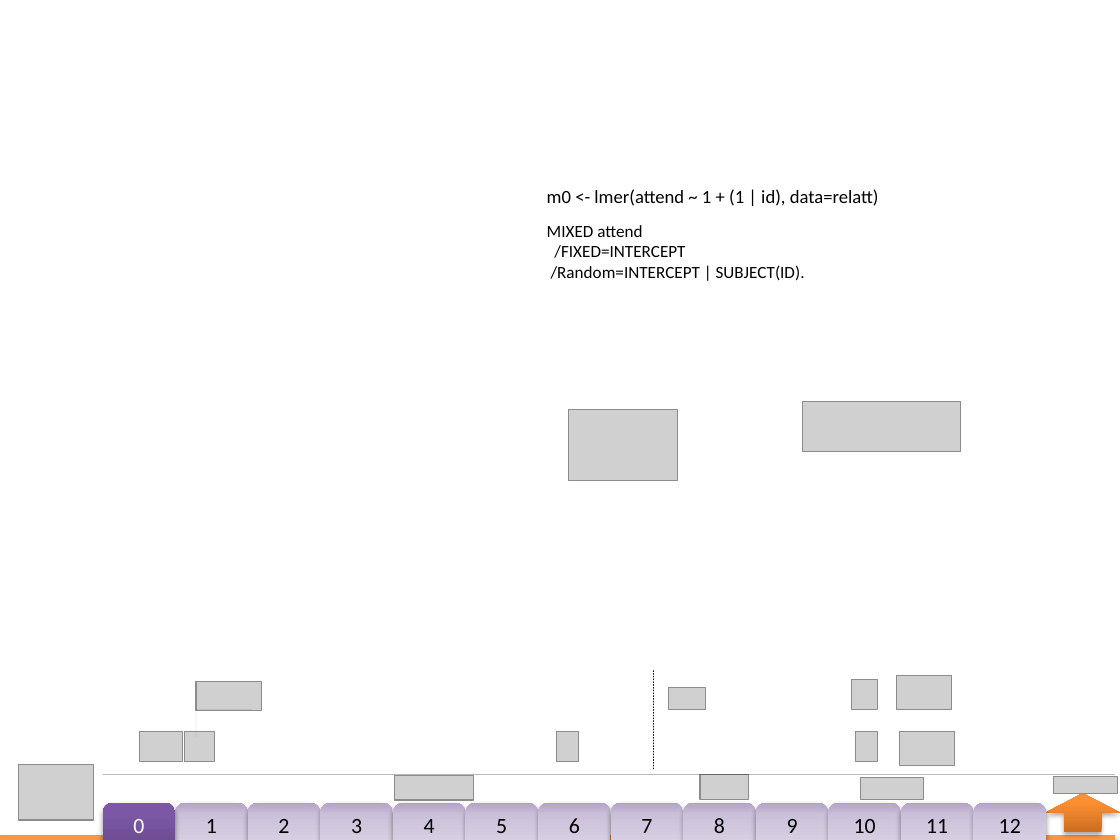
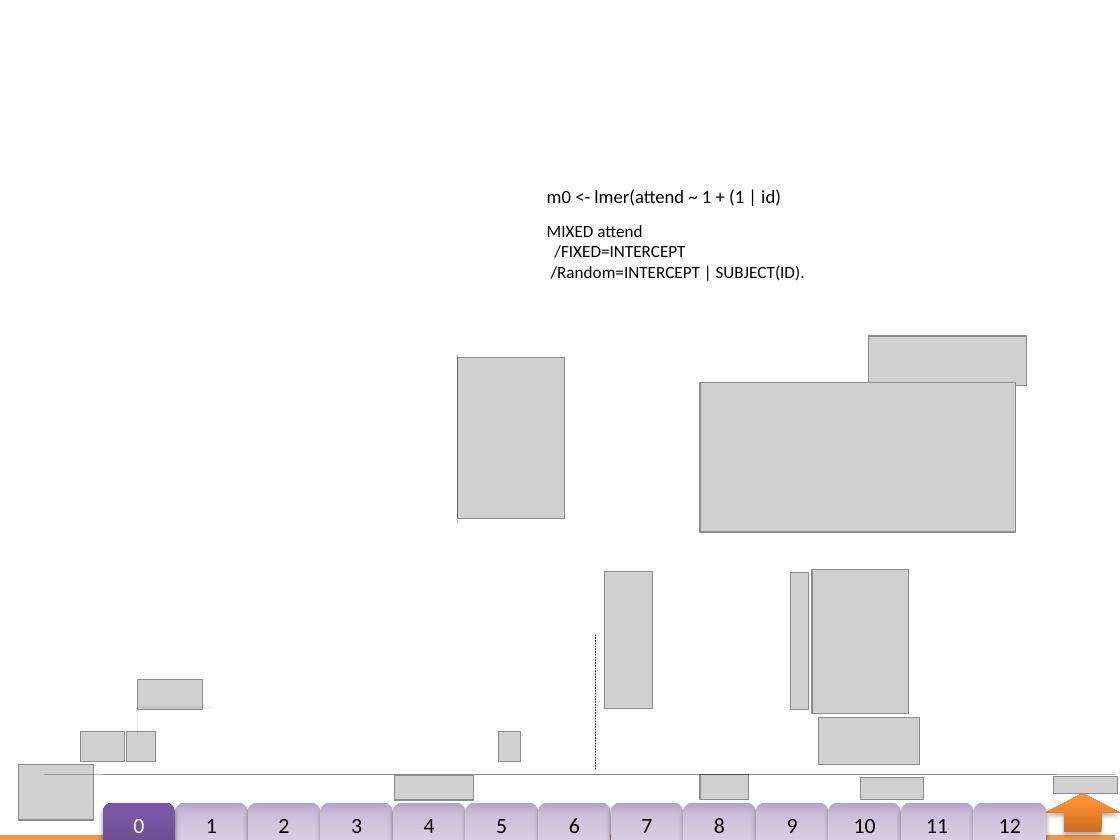
Before and after one commit to andkov/Multilevel-models-of-NLSY-97-religion-data, a slide deck: slide 4 of Models/ISE_NLSY97_Religion/ISE_NLSY97_Religion.pptx. Drawn at 1120x840 pixels with LibreOffice and Linux fonts; fonts in the diff are those of the drawing; grey boxes stand for pictures; background and template pictures are left out. Boxes give left, top, right and bottom in pixels: in the first picture for what was removed or moved away, otherwise in the second. Text is boxed around its words. In the diff, an @@ line names an element or a change of style, - is before the commit and + after.

```diff
--- a/Models/ISE_NLSY97_Religion/ISE_NLSY97_Religion.pptx
+++ b/Models/ISE_NLSY97_Religion/ISE_NLSY97_Religion.pptx
@@ text at box(547, 189, 781, 206): text changed @@
-m0 <- lmer(attend ~ 1 + (1 | id), data=relatt)
+m0 <- lmer(attend ~ 1 + (1 | id)
@@ picture added at box(457, 357, 564, 519) @@
@@ line added from (457, 355) to (457, 523), #000000 0.25 pt @@
@@ picture added at box(868, 336, 1026, 386) @@
@@ picture added at box(700, 383, 1016, 532) @@
@@ picture removed at box(569, 410, 678, 480) @@
@@ picture removed at box(803, 401, 961, 451) @@
@@ picture added at box(812, 569, 909, 713) @@
@@ picture added at box(605, 572, 653, 709) @@
@@ picture added at box(791, 572, 809, 709) @@
@@ line moved from (653, 671) - (653, 771) to (595, 635) - (595, 771) @@
@@ picture added at box(138, 680, 203, 709) @@
@@ picture removed at box(196, 681, 261, 710) @@
@@ picture removed at box(669, 688, 706, 709) @@
@@ picture removed at box(851, 680, 878, 709) @@
@@ picture removed at box(897, 675, 952, 710) @@
@@ line moved from (196, 710) - (196, 737) to (138, 708) - (138, 736) @@
@@ line moved from (252, 710) - (196, 710) to (213, 708) - (138, 708) @@
@@ picture added at box(819, 718, 920, 765) @@
@@ picture added at box(81, 731, 124, 760) @@
@@ picture added at box(127, 731, 156, 760) @@
@@ picture removed at box(139, 731, 183, 760) @@
@@ picture removed at box(185, 731, 214, 760) @@
@@ picture added at box(498, 731, 520, 760) @@
@@ picture removed at box(557, 731, 578, 760) @@
@@ picture removed at box(856, 731, 877, 760) @@
@@ picture removed at box(899, 731, 954, 766) @@
@@ line added from (45, 775) to (1056, 775), #000000 0.25 pt @@
```
Also in this commit, not shown: 13 other slides changed, 1 slide added, 2 other files.
